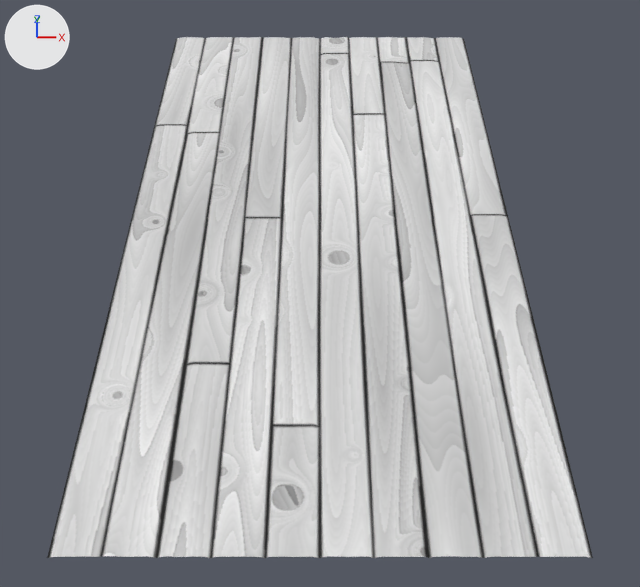
Before and after pictures for a commit that changed the Blender file blender/visualisation.blend.
One viewpoint serves both versions: a camera (50 mm lens) standing at (0.0, -1.86, 1.46) and looking at (0.0, -0.14, -0.15). The lights are fixed; the arrows at upper left show +X, +Y and +Z.
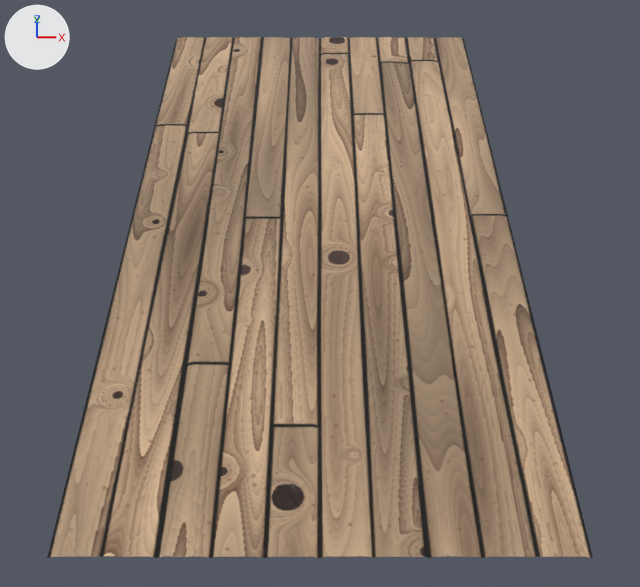
Changed parts and their boxes [x1, y1, x2, y2] in the pictures (640 x 587 px):
```json
{"object": "Plane.001", "change": "surface changed", "before": [47, 37, 593, 558], "after": [47, 37, 593, 558], "on screen": "white to beige"}
```

The change, as JSON lines over the scene's bpy script:
```json
{"op": "add", "block": "img_zigc_png", "code": ["img_zigc_png = load_image('zigC.png', '../work/imgcache/zigC.png', 479, 955, 'sRGB')"]}
{"op": "remove", "block": "mat_pubfloor", "code": "n2 = _N.new('ShaderNodeValToRGB'); n2.name = 'ColorRamp'"}
{"op": "remove", "block": "mat_pubfloor", "code": "while len(n2.color_ramp.elements) > 1: n2.color_ramp.elements.remove(n2.color_ramp.elements[-1])"}
{"op": "remove", "block": "mat_pubfloor", "code": "n2.color_ramp.elements[0].position = 0.0; n2.color_ramp.elements[0].color = (0.0, 0.0, 0.0, 1.0)"}
{"op": "remove", "block": "mat_pubfloor", "code": "_e = n2.color_ramp.elements.new(1.0); _e.color = (1.0, 1.0, 1.0, 1.0)"}
{"op": "add", "block": "mat_pubfloor", "code": "n5 = _N.new('ShaderNodeTexImage'); n5.name = 'Image Texture.001'"}
{"op": "add", "block": "mat_pubfloor", "code": "n5.image = img_zigc_png"}
{"op": "add", "block": "mat_pubfloor", "code": "n5.interpolation = 'Cubic'"}
{"block": "mat_pubfloor", "where": "n4 = _N.new('ShaderNodeTexImage'); n4.name = 'Image Texture'"}
{"block": "mat_pubfloor", "where": "n3 = _N.new('ShaderNodeBsdfPrincipled'); n3.name = 'Principled BSDF'"}
{"op": "remove", "block": "mat_pubfloor", "code": "_L.new(n4.outputs[0], n2.inputs[0])  # 'Color' to 'Factor'"}
{"op": "remove", "block": "mat_pubfloor", "code": "_L.new(n2.outputs[0], n3.inputs[0])  # 'Color' to 'Base Color'"}
{"op": "add", "block": "mat_pubfloor", "code": "_L.new(n5.outputs[0], n3.inputs[0])  # 'Color' to 'Base Color'"}
```
